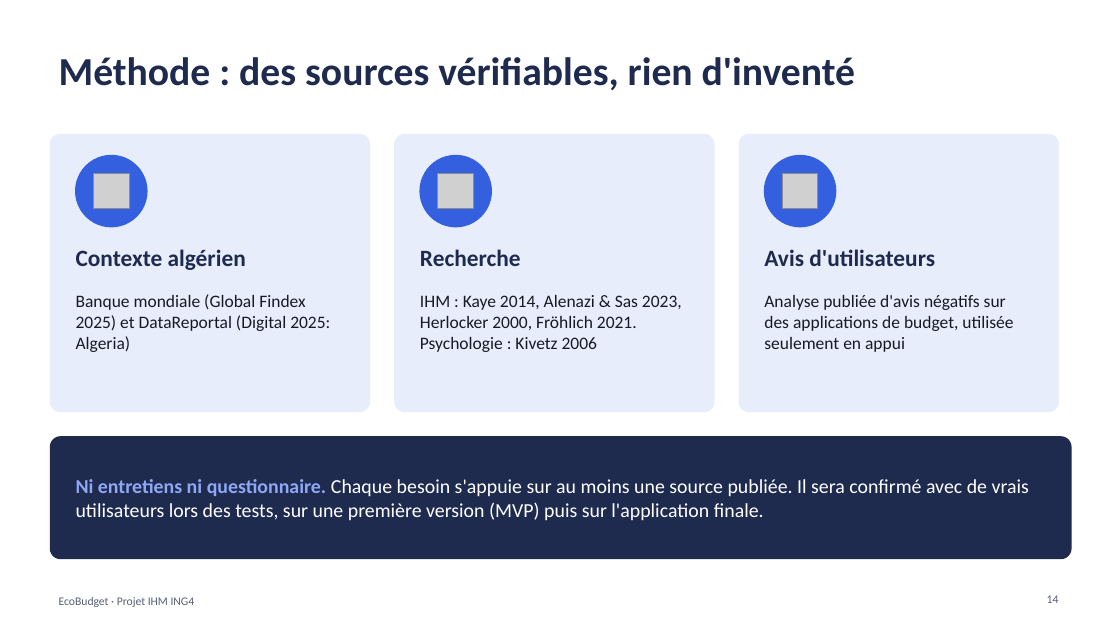
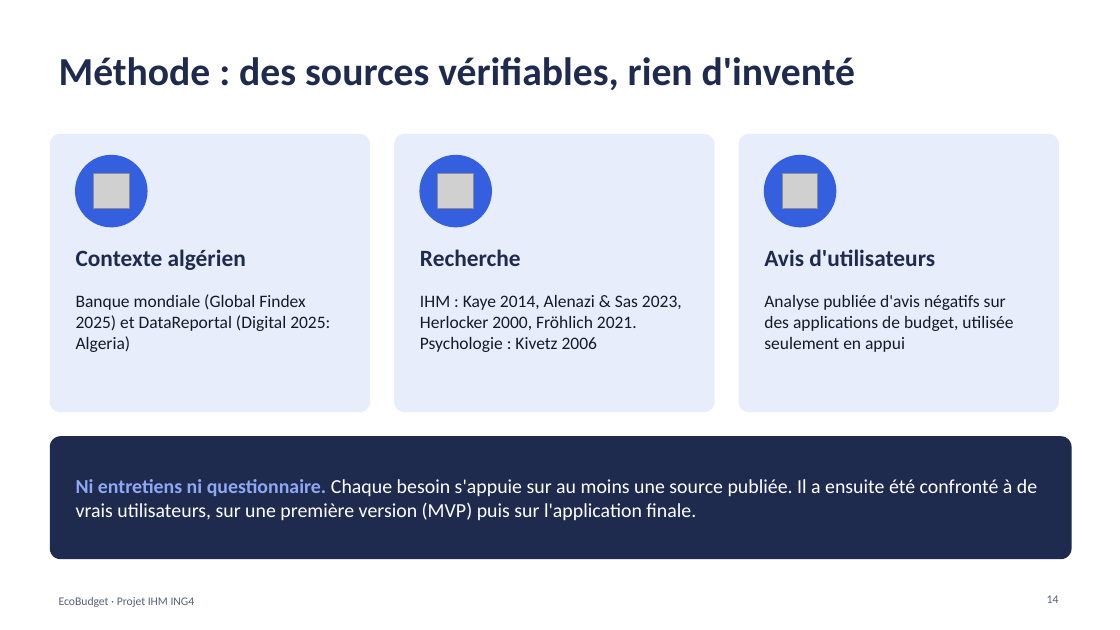
Before and after one commit to kaderouadahi/EcoBudget, a slide deck: slide 14 of livrables/EcoBudget.pptx. Drawn at 1120x630 pixels with LibreOffice and Linux fonts; fonts in the diff are those of the drawing; grey boxes stand for pictures. Boxes give left, top, right and bottom in pixels: in the first picture for what was removed or moved away, otherwise in the second. Text is boxed around its words. In the diff, an @@ line names an element or a change of style, - is before the commit and + after.

Commit message:
docs: diaporama, phrases au futur des diapositives 14 et 19 passées au passé (tests terminés)

```diff
--- a/livrables/EcoBudget.pptx
+++ b/livrables/EcoBudget.pptx
@@ text at bbox=[76, 479, 1037, 521]: text changed @@
-Ni entretiens ni questionnaire. Chaque besoin s'appuie sur au moins une source publiée. Il sera confirmé avec de vrais utilisateurs lors des tests, sur une première version (MVP) puis sur l'application finale.
+Ni entretiens ni questionnaire. Chaque besoin s'appuie sur au moins une source publiée. Il a ensuite été confronté à de vrais utilisateurs, sur une première version (MVP) puis sur l'application finale.
```
Also in this commit, not shown: 1 other slide changed.
